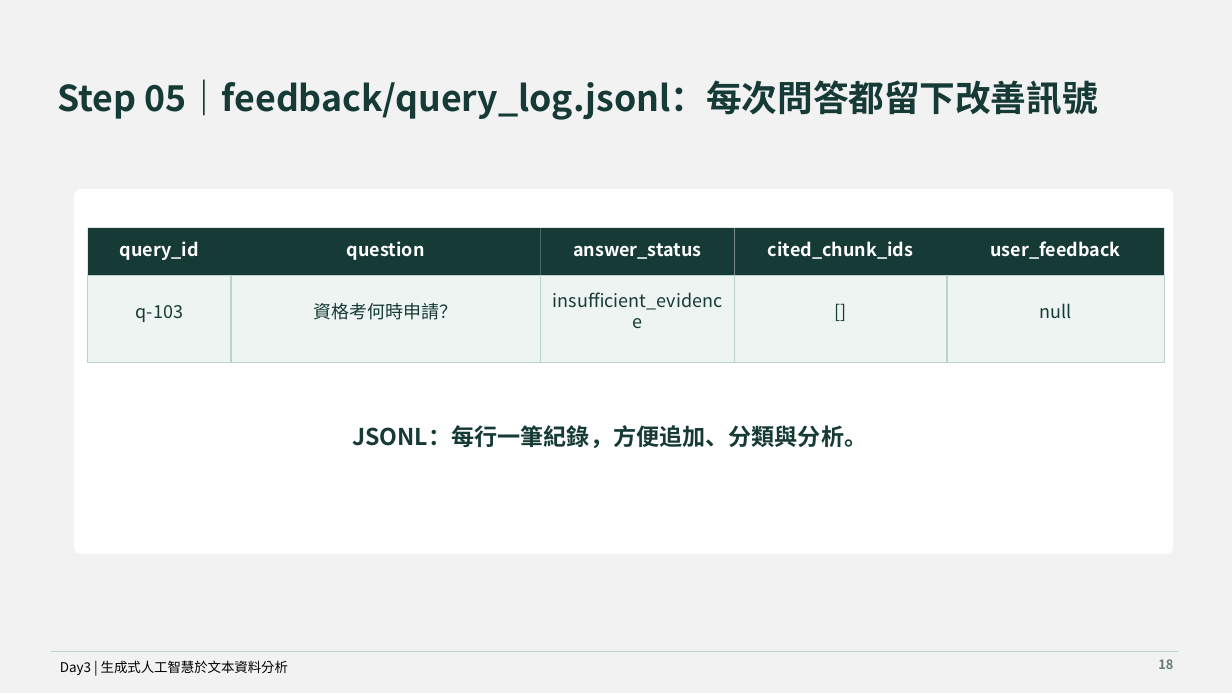
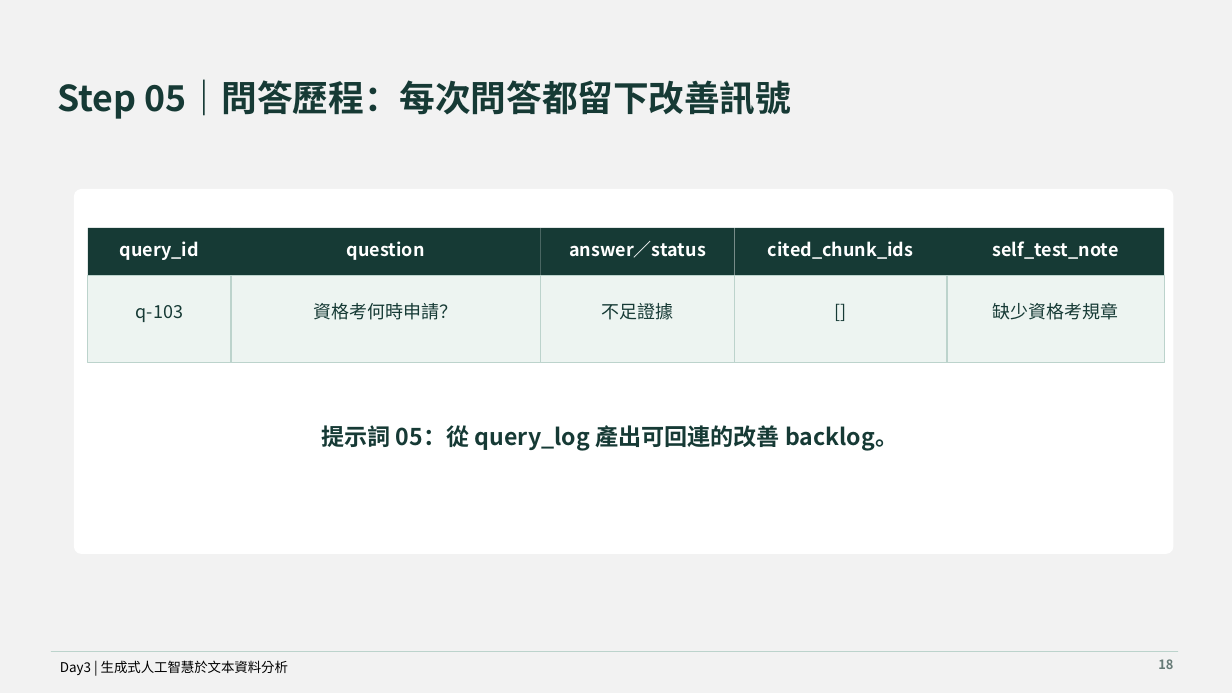
Before and after one commit to MEDA-TW/20260803-Workshop, a slide deck: slide 15 of course/day-03/slides/day-03-generative-ai-text-analysis.pptx. Drawn at 1232x693 pixels with LibreOffice and Linux fonts; fonts in the diff are those of the drawing. Boxes give left, top, right and bottom in pixels: in the first picture for what was removed or moved away, otherwise in the second. Text is boxed around its words. In the diff, an @@ line names an element or a change of style, - is before the commit and + after.

```diff
--- a/course/day-03/slides/day-03-generative-ai-text-analysis.pptx
+++ b/course/day-03/slides/day-03-generative-ai-text-analysis.pptx
@@ text at (57, 79, 791, 119): text changed @@
-Step 05｜feedback/query_log.jsonl：每次問答都留下改善訊號
+Step 05｜問答歷程：每次問答都留下改善訊號
@@ text at (569, 241, 706, 258): text changed @@
-answer_status
+answer／status
@@ text at (993, 241, 1119, 259): text changed @@
-user_feedback
+self_test_note
@@ text at (602, 303, 674, 320): text changed @@
-insufficient_evidence
+不足證據
@@ text at (993, 302, 1119, 320): text changed @@
-null
+缺少資格考規章
@@ text at (321, 425, 898, 451): text changed @@
-JSONL：每行一筆紀錄，方便追加、分類與分析。
+提示詞 05：從 query_log 產出可回連的改善 backlog。
```
Also in this commit, not shown: 10 other slides changed, 20 other files.
